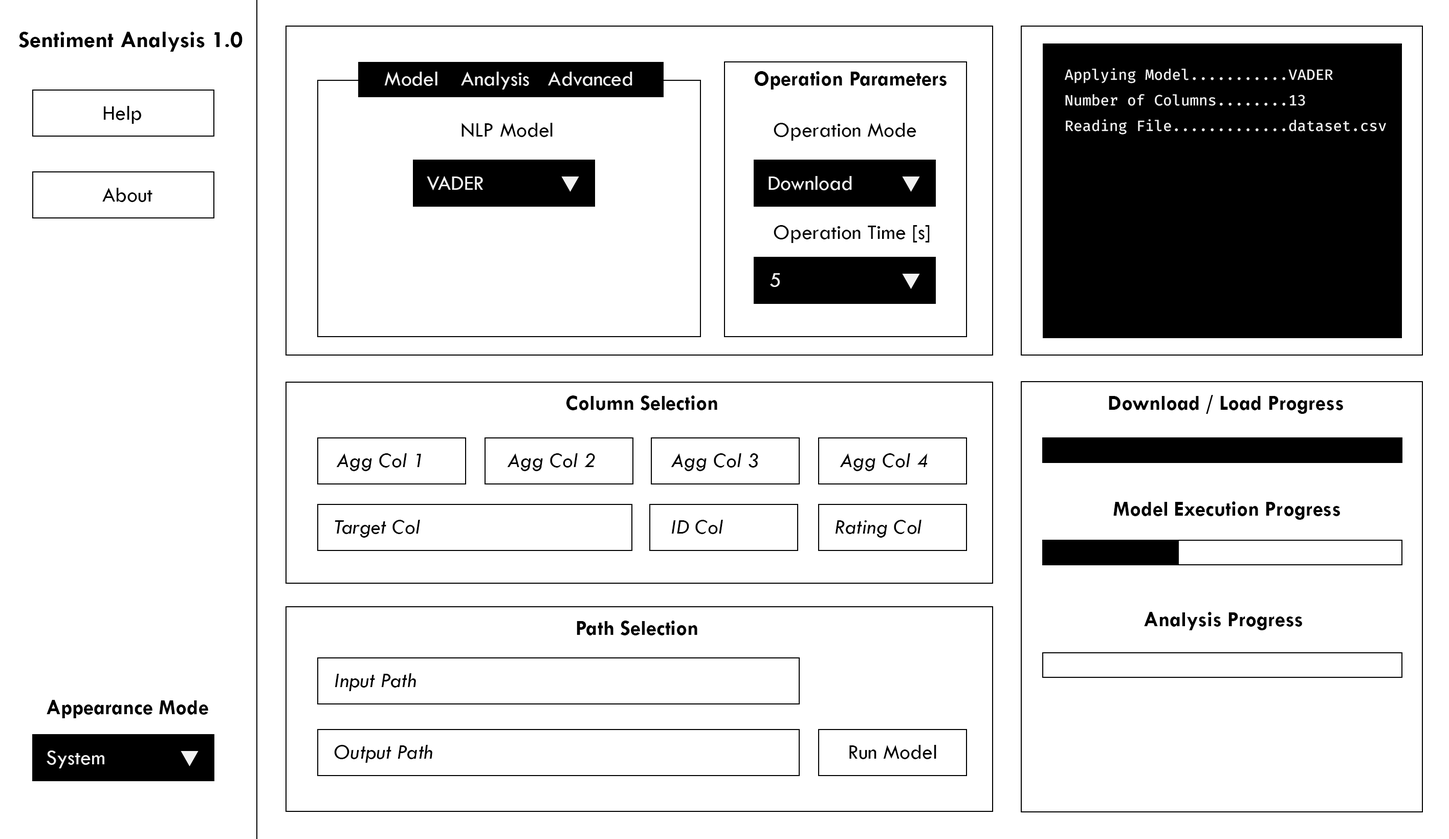
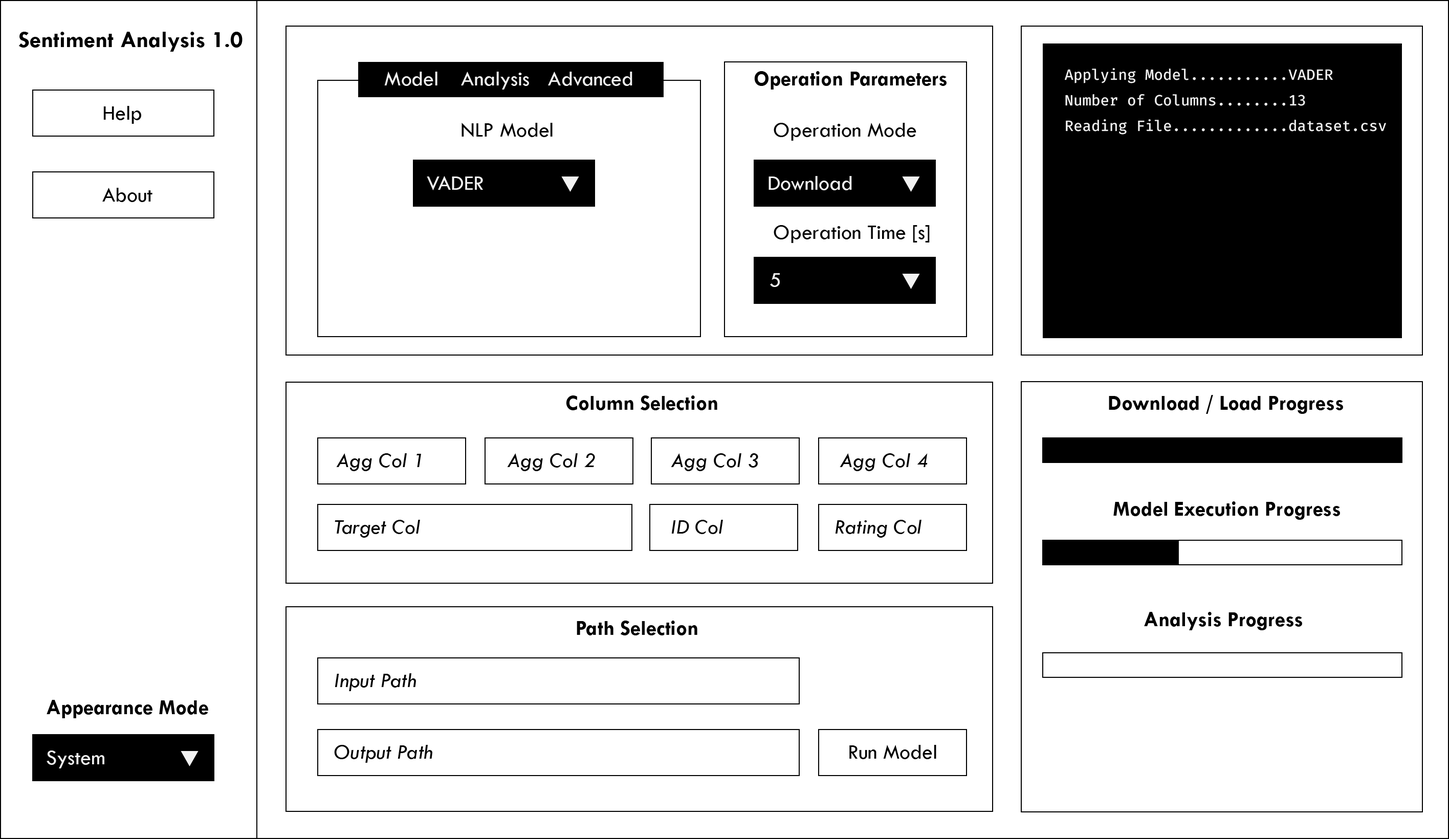
Before/after of a w=1449, h=839 layered artwork. What changed in the layer stack:
added layer "Rectangle 2" above "Applying Model...........VADER" over <box>0,0,1449,839</box>
hid "Layer 0" over <box>0,0,1449,839</box>
